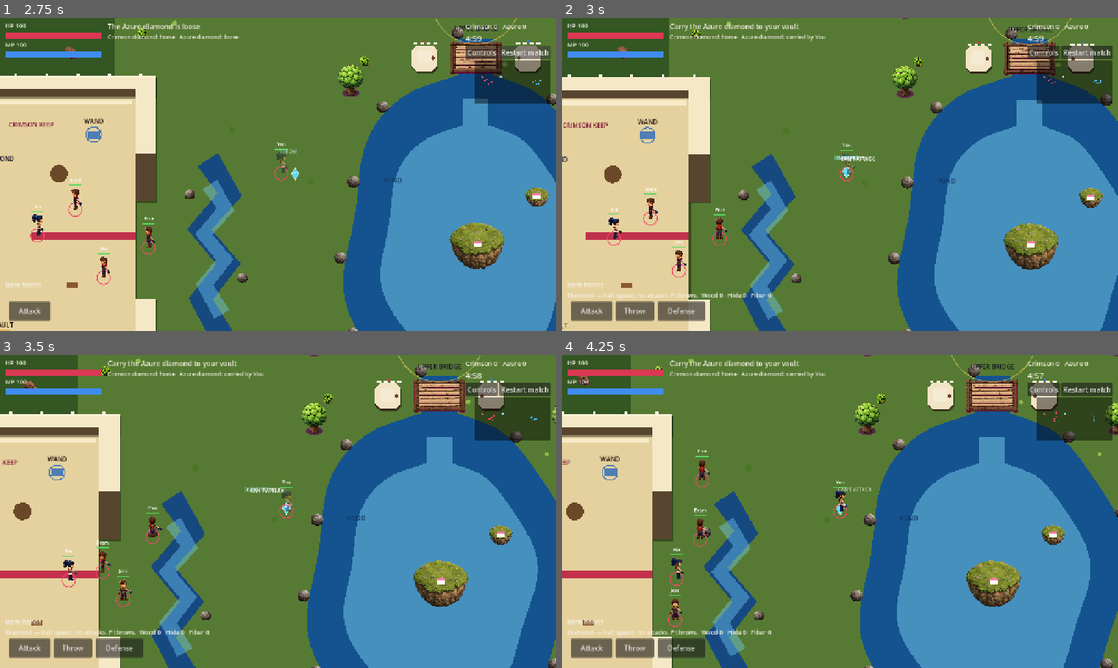
Above: before the commit, frames 1-4 (two rows, left to right).
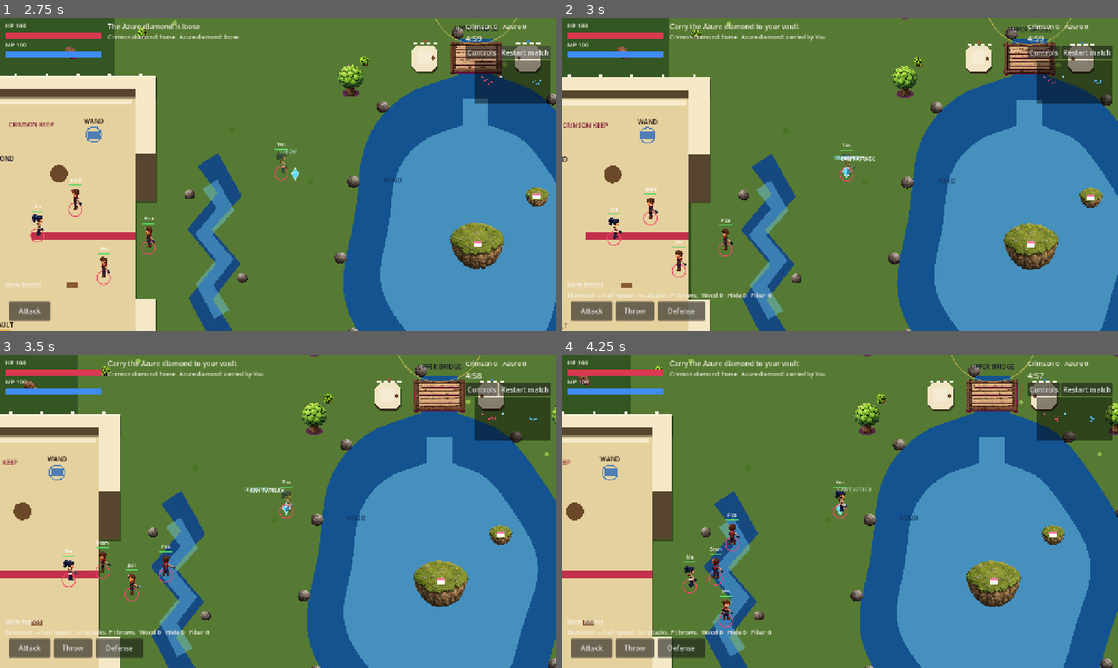
Above: after the commit, the same moments.

Repository: thomakhy025-code/black-forest-godot
Game: Godot game, scene res://scenes/smoke.tscn
Two runs of this game, one before a commit and one after it. Both use one fixed random seed, a clock stepped at 60 frames per second and the inputs below. This scene is started directly instead of the project's main scene.
Inputs (mouse positions are in pixels of both pictures, inside the frame that each line leads up to):
- Up to frame 1 (2.75 s): click "Restart match" at 0.5 s; click "Restart match" at 1.25 s; click "Restart match" at 2 s
- Up to frame 2 (3 s): tap Enter at 2.75 s; move the mouse to (962, 158) at 2.77 s; hold D (move_right) from 2.78 s (still down); tap J (attack) at 2.85 s; click (962, 158) at 2.92 s
- Up to frame 3 (3.5 s): keep holding D (move_right); tap Space (hop) at 3.02 s
- Up to frame 4 (4.25 s): release D (move_right) at 3.5 s; drag from (728, 527) to (845, 511) at 3.52 s

Frame 1 is identical in both runs. In frame 2, 0.2% of the frame differs, in the area x 27-31%, y 60-77%; in frame 3, 0.5%; in frame 4, 1.0%, in the area x 19-96%, y 18-88%.

Commit message:
Walk robots around the castle wall and send them off a machine once they have nothing left to deposit.
Co-authored-by: Cursor <cursoragent@cursor.com>

Diff:
--- a/scripts/match.gd
+++ b/scripts/match.gd
@@ -480,28 +480,64 @@
 	if _walk_clear(u, goal):
 		u.bot_corner = ""
 		return goal
-	var start := Balance.closest_node(u.global_position)
+	var start := _path_start(u)
 	var goal_id := _node_seeing(goal, u.team)
 	var cached: Dictionary = _steer.get(u.unit_id, {})
 	var path: Array = cached.get("path", [])
 	if str(cached.get("from", "")) != start or str(cached.get("to", "")) != goal_id:
 		path = Balance.astar(start, goal_id)
 		_steer[u.unit_id] = {"from": start, "to": goal_id, "path": path}
-	var here: float = u.global_position.distance_to(goal)
 	var held := str(u.bot_corner)
 	if held != "" and path.has(held):
 		var held_at: Vector2 = Balance.NODES[held]
-		if u.global_position.distance_to(held_at) > 1.15 and held_at.distance_to(goal) < here - 0.2:
+		if u.global_position.distance_to(held_at) > 1.15 and _walk_clear(u, held_at):
 			return held_at
+	var fallback := goal
+	var have_fallback := false
 	for id in path:
 		var n: Vector2 = Balance.NODES[id]
 		if u.global_position.distance_to(n) < 1.15:
 			continue
-		if n.distance_to(goal) < here - 0.2:
+		if not have_fallback:
+			fallback = n
+			have_fallback = true
+		if _walk_clear(u, n):
 			u.bot_corner = str(id)
 			return n
+	if _inside_yard(goal, u.team) and not _inside_yard(u.global_position, u.team):
+		u.bot_corner = ""
+		return _outside_flank(u)
 	u.bot_corner = ""
-	return goal
+	return fallback
+
+
+func _path_start(u) -> String:
+	var near := Balance.closest_node(u.global_position)
+	var near_at: Vector2 = Balance.NODES[near]
+	if los(u.global_position, near_at, u.team):
+		return near
+	var best := ""
+	var bd := 1.0e12
+	for id in Balance.NODES.keys():
+		var at: Vector2 = Balance.NODES[id]
+		if not los(u.global_position, at, u.team):
+			continue
+		var dist: float = u.global_position.distance_squared_to(at)
+		if dist < bd:
+			bd = dist
+			best = str(id)
+	if best == "":
+		return near
+	return best
+
+
+func _outside_flank(u) -> Vector2:
+	var gate := _yard_exit(u.team)
+	if u.global_position.y < 14.0:
+		return Vector2(gate.x, minf(u.global_position.y, 12.0))
+	if u.global_position.y > 37.0:
+		return Vector2(gate.x, maxf(u.global_position.y, 39.0))
+	return gate
 
 
 func stand_point(u, goal: Vector2) -> Vector2:
--- a/scripts/smoke.gd
+++ b/scripts/smoke.gd
@@ -105,6 +105,25 @@
 	_check("gather through a nearby enemy", job_pos.distance_to(job_c.get("pos", Vector2.ZERO)) < 0.25)
 	holt.global_position = holt_at
 	holt.force_update_transform()
+	var sword_pad = null
+	for forge in match_node.forges:
+		if int(forge.get("team", -1)) == 0 and str(forge.get("weapon", "")) == "sword":
+			sword_pad = forge
+	joss.wood = 0
+	joss.hide = 0
+	joss.fiber = 0
+	joss.bot_lock = {"pos": sword_pad["pos"], "unit": null, "kind": "forge", "ref": sword_pad}
+	var left_forge: Dictionary = match_node.bot_goal(joss)
+	_check("leaves the forge", str(left_forge.get("kind", "")) != "forge")
+	var outside: Vector2 = nia.global_position
+	nia.global_position = Vector2(12, 12)
+	nia.force_update_transform()
+	nia.bot_corner = ""
+	var around: Vector2 = match_node.steer_point(nia, Vector2(7.5, 17.2))
+	_check("around the wall", around.y < 13.2 or around.x > 21.0)
+	nia.global_position = outside
+	nia.bot_corner = ""
+	nia.force_update_transform()
 	if job_kind == "node":
 		var stand: Vector2 = match_node.stand_point(joss, job_pos)
 		_check("stands off the trunk", stand.distance_to(job_pos) > 0.45)
--- a/scripts/supply.gd
+++ b/scripts/supply.gd
@@ -249,6 +249,8 @@
 		if bool(ref.get("built", false)):
 			if str(u.weapon) != "none" or not machines_ready(match_node, int(u.team)):
 				return false
+		elif not _holding_for(u, ref):
+			return false
 		lock["pos"] = ref["pos"]
 		return true
 	if kind == "door":
@@ -266,6 +268,14 @@
 			return false
 		lock["pos"] = ref["pos"]
 		return true
+	return false
+
+
+static func _holding_for(u, forge) -> bool:
+	var need := _remaining(forge)
+	for key in _KEYS:
+		if int(need.get(key, 0)) > 0 and int(u.get(key)) > 0:
+			return true
 	return false
 
 
